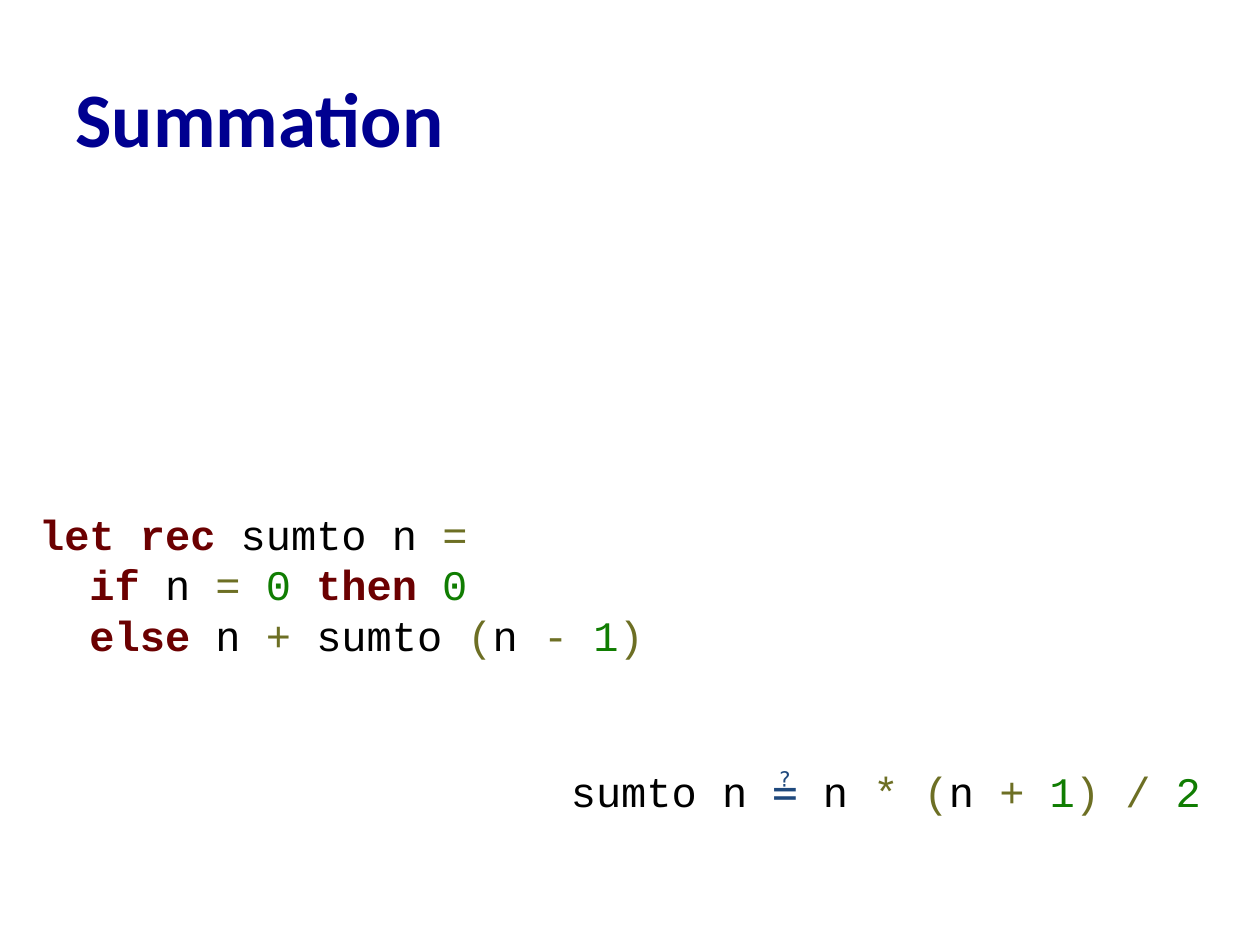
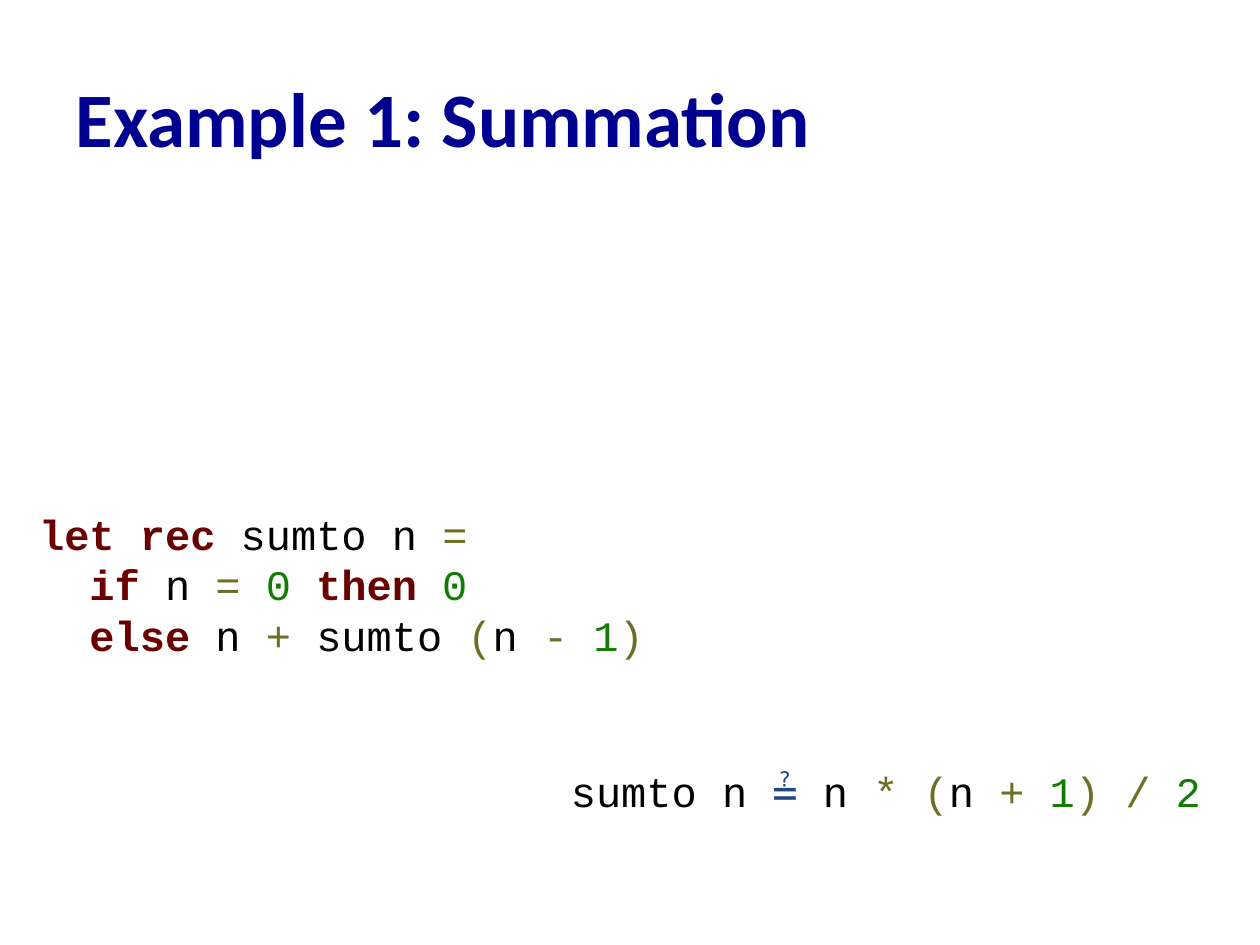
Before and after one commit to cs3110/materials-2019fa, a slide deck: slide 20 of 20-proofs/lec.pptx. Drawn at 1260x945 pixels with LibreOffice and Linux fonts; fonts in the diff are those of the drawing; grey boxes stand for pictures. Boxes give left, top, right and bottom in pixels: in the first picture for what was removed or moved away, otherwise in the second. Text is boxed around its words. In the diff, an @@ line names an element or a change of style, - is before the commit and + after.

```diff
--- a/20-proofs/lec.pptx
+++ b/20-proofs/lec.pptx
@@ title at [76,93,810,159]: text changed @@
-Summation
+Example 1: Summation
```
Also in this commit, not shown: 9 other slides changed, 4 slides added, 1 other file.
